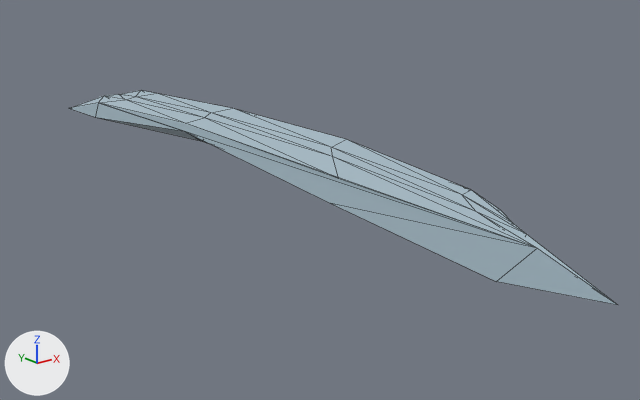
The glTF model assets/su33d_stab_left.glb, before and after one commit.
The view is the same before and after, from a 50 mm lens placed at (0.15, -3.28, 0.91), pointed at (2.51, -0.33, -0.27). Arrows for +X, +Y and +Z are at lower left; the lights stay in place. The older version comes first. Mesh edges are drawn as thin lines. Vertices at exactly the same position are counted once.

Names of what the first picture shows: '0_StabLeft'.
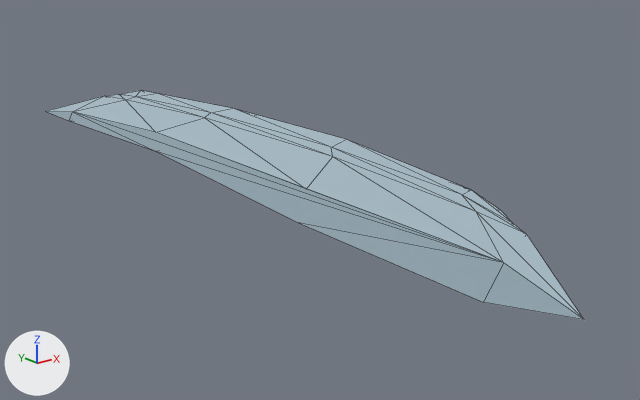
Location of each change, (x1, y1, x2, y2) in pixels of the pictures (640 x 400 px; the box of a moved part takes in the faces that stretch with it):
'0_StabLeft', reshaped (7% taller): before (69, 91, 617, 305); after (46, 91, 584, 320)
part 1 of me_0_stableft, moved or reshaped: before (69, 96, 617, 305); after (46, 96, 584, 320)

Patch to the scene script:
```diff
--- a/assets/su33d_stab_left.glb.py
+++ b/assets/su33d_stab_left.glb.py
@@ me_0_stableft @@
 # used by ob_0_stableft; location = (0.0, 0.0, 0.0)
-me_0_stableft.from_pydata(...)  # 40 vertices, 76 faces; spans x 2.15..2.74, y -2.06..1.77, z -0.18..0.03
-me_0_stableft.vertices[0].co = (2.15, -2.06, -0.08)  # pixel (618, 305)
-me_0_stableft.vertices[1].co = (2.17, -1.77, 0.0)  # pixel (537, 248)
-me_0_stableft.vertices[2].co = (2.15, -0.89, 0.01)  # pixel (338, 178)
-me_0_stableft.vertices[3].co = (2.16, 0.21, 0.03)  # pixel (185, 123)
-me_0_stableft.vertices[4].co = (2.17, 1.15, -0.02)  # pixel (98, 102)
-me_0_stableft.vertices[5].co = (2.16, 1.53, -0.11)  # pixel (68, 108)
-me_0_stableft.vertices[6].co = (2.16, 1.18, -0.1)  # pixel (95, 117)
-me_0_stableft.vertices[7].co = (2.17, 0.25, -0.01)  # pixel (184, 131)
-me_0_stableft.vertices[8].co = (2.15, -0.83, -0.09)  # pixel (330, 203)
-me_0_stableft.vertices[9].co = (2.15, -1.64, -0.15)  # pixel (496, 281)
+me_0_stableft.from_pydata(...)  # 40 vertices, 76 faces; spans x 2.0..2.74, y -2.06..1.77, z -0.18..0.01
+# me_0_stableft part 1
+me_0_stableft.vertices[0].co = (2.0, -2.06, -0.08)  # pixel (584, 319)
+me_0_stableft.vertices[1].co = (2.02, -1.77, -0.01)  # pixel (503, 262)
+me_0_stableft.vertices[2].co = (2.0, -0.89, 0.0)  # pixel (306, 189)
+me_0_stableft.vertices[3].co = (2.01, 0.21, 0.01)  # pixel (155, 132)
+me_0_stableft.vertices[4].co = (2.02, 1.15, -0.05)  # pixel (72, 111)
+me_0_stableft.vertices[5].co = (2.01, 1.5, -0.1)  # pixel (45, 111)
+me_0_stableft.vertices[6].co = (2.01, 1.18, -0.1)  # pixel (68, 120)
+me_0_stableft.vertices[7].co = (2.02, 0.25, -0.08)  # pixel (155, 151)
+me_0_stableft.vertices[8].co = (2.0, -0.83, -0.14)  # pixel (298, 222)
+me_0_stableft.vertices[9].co = (2.0, -1.72, -0.15)  # pixel (483, 302)
 me_0_stableft.materials.append(mat_6f8fa4)
```
